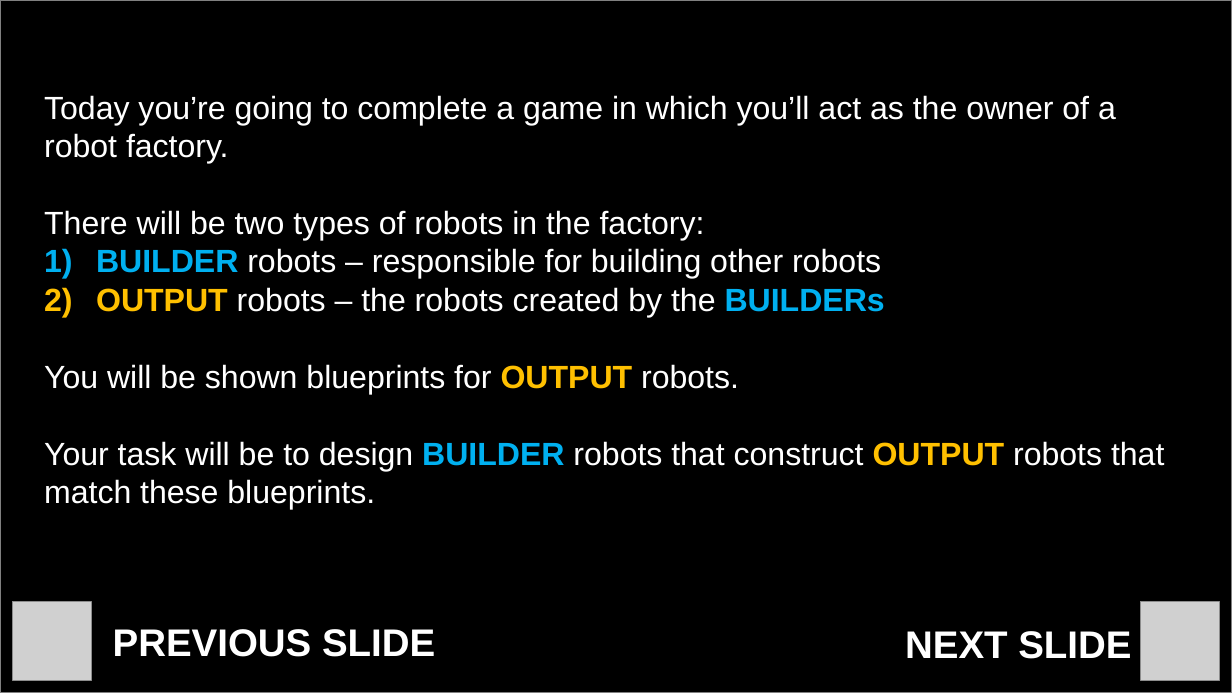
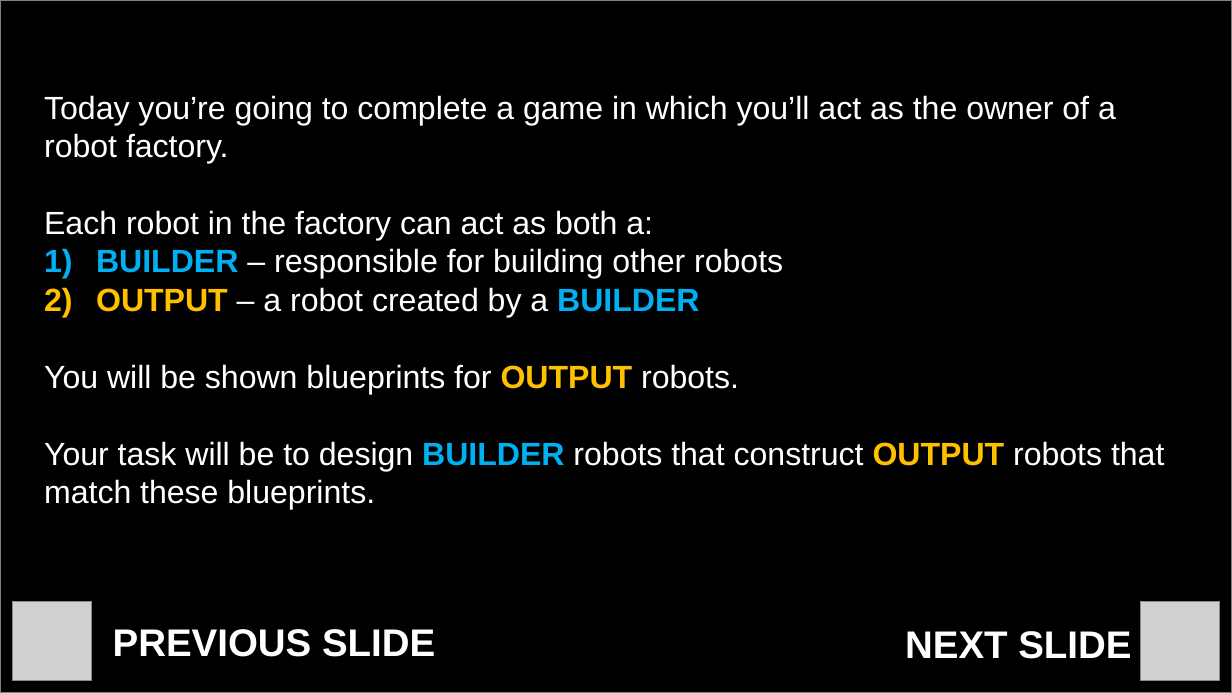
Before and after one commit to BakkourLabRepo/feat-predict_robot-builder-task-psychopy, a slide deck: slide 2 of img/pptx/welcome.pptx. Drawn at 1232x693 pixels with LibreOffice and Linux fonts; fonts in the diff are those of the drawing; grey boxes stand for pictures. Boxes give left, top, right and bottom in pixels: in the first picture for what was removed or moved away, otherwise in the second. Text is boxed around its words. In the diff, an @@ line names an element or a change of style, - is before the commit and + after.

```diff
--- a/img/pptx/welcome.pptx
+++ b/img/pptx/welcome.pptx
@@ text at <box>44,210,783,317</box>: text changed @@
-There will be two types of robots in the factory:
-1) BUILDER robots – responsible for building other robots
-2) OUTPUT robots – the robots created by the BUILDERs
+Each robot in the factory can act as both a:
+1) BUILDER – responsible for building other robots
+2) OUTPUT – a robot created by a BUILDER
```
Also in this commit, not shown: 1 other slide changed, 42 other files.
